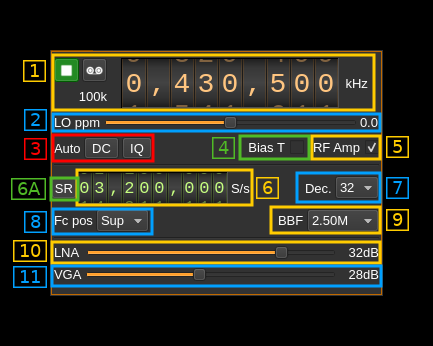
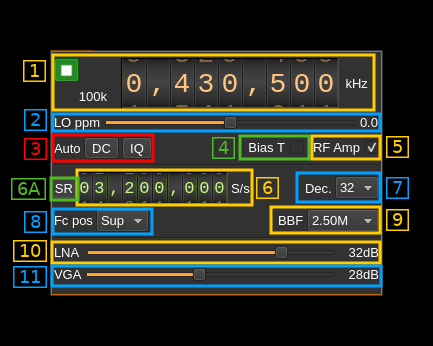
Layer changes from the first 433 × 346 image to the second:
added layer "Patch_02" above "Patch_01" over <box>82,58,107,82</box>
